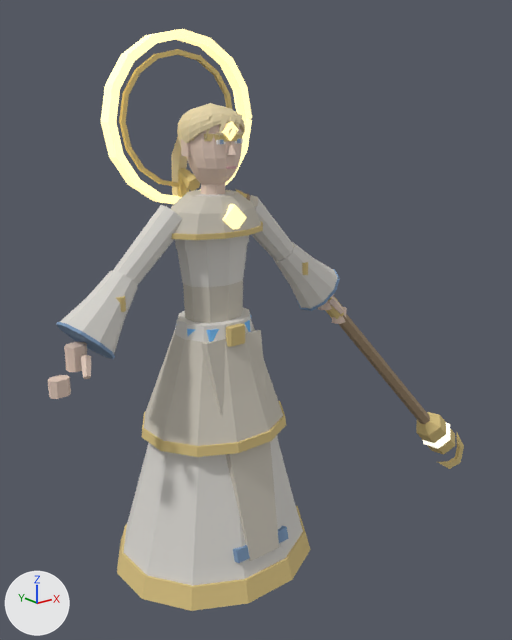
Renders of the Blender file art/champions/lumen/lumen.blend from each side of a commit.
Before and after are seen from a 50 mm lens placed at (-1.5, -2.13, 1.87), pointed at (0.28, 0.1, 0.97). The axes (+X, +Y, +Z) are drawn at lower left. The lights are the same throughout. The older version comes first.

Objects in the first picture: 'lumen.001'.
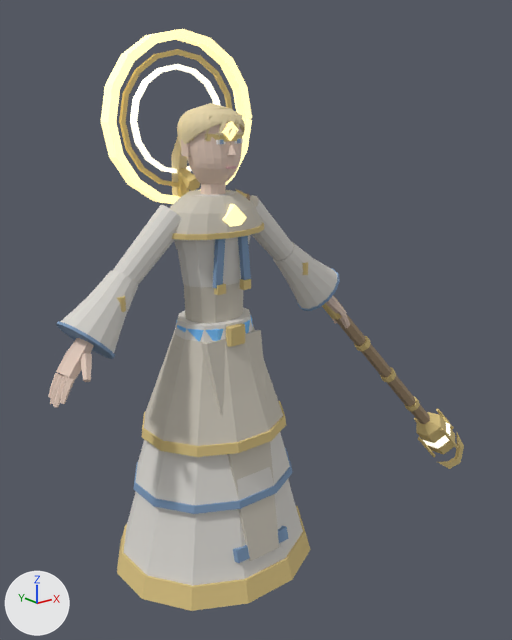
Where the change shows, as pixel boxes (x1, y1, x2, y2) in the pictures (512 x 640 px):
part 1 of me_lumen, added: after (240, 279, 251, 290)
part 2 of me_lumen, added: after (214, 283, 226, 295)
part 3 of me_lumen, added: after (133, 448, 293, 514)
part 4 of me_lumen, added: after (130, 64, 221, 174)
part 5 of me_lumen, rebuilt (9% wider, 20% taller): before (81, 355, 91, 379); after (81, 353, 92, 382)
part 6 of me_lumen, deleted: before (318, 294, 334, 310)
part 7 of me_lumen, deleted (beige): before (64, 342, 87, 372)
part 8 of me_lumen, built on: before (48, 103, 429, 424); after (48, 103, 458, 505)

What the commit changed:
me_lumen is used by ob_lumen_001; location (0.0, 0.0, 0.0).
me_lumen had 1424 vertices, 1119 faces and spanned x -0.68..1.51, y -0.35..0.41, z -0.01..2.1.
me_lumen now has 2706 vertices, 2237 faces and spans x -0.68..1.51, y -0.35..0.41, z -0.01..2.1.
me_lumen part 1: a new loose piece, a box spanning x 0.04..0.075, y -0.132..-0.107, z 1.192..1.227, in mat_metal.
me_lumen part 2: a new loose piece, a box spanning x -0.075..-0.04, y -0.132..-0.107, z 1.192..1.227, in mat_metal.
me_lumen part 3: a new loose piece, a 12-sided cut cone along z (radius 0.345 by 0.305 at the low end, 0.34 by 0.3 at the high end) spanning x -0.333..0.333, y -0.271..0.319, z 0.394..0.422, in mat_cloth.
me_lumen part 4: the loose piece of 68 vertices spanning x -0.25..0.25, y 0.19..0.21, z 1.54..2.03 is copied, and the copy is scaled about its middle by (0.792, 1.33, 0.792), then moved by (0.0, 0.01, 0.0), in mat_emissive; it spans x -0.2..0.2, y 0.2..0.22, z 1.59..1.98.
me_lumen part 5: the loose piece of 10 vertices spanning x -0.6..-0.55, y -0.12..-0.05, z 0.99..1.06 is rebuilt with 15 vertices and now spans x -0.6..-0.54, y -0.12..-0.04, z 0.98..1.07.
me_lumen part 6: the loose piece of 16 vertices spanning x 0.54..0.61, y -0.04..0.01, z 1.0..1.08 is deleted.
me_lumen part 7: the loose piece of 16 vertices spanning x -0.61..-0.54, y -0.04..0.01, z 1.0..1.08 is deleted.
me_lumen part 8: 59 vertices moved from x -0.63..0.65, y -0.11..0.13, z 0.93..1.82 to x -0.63..0.65, y -0.11..0.13, z 0.96..1.82; 447 vertices removed from x -0.68..0.68, y -0.14..0.14, z 0.08..1.83; 1600 vertices added at x -0.68..1.43, y -0.27..0.31, z 0.08..1.83.
Other edits to the shape of me_lumen do not show in these pictures.
